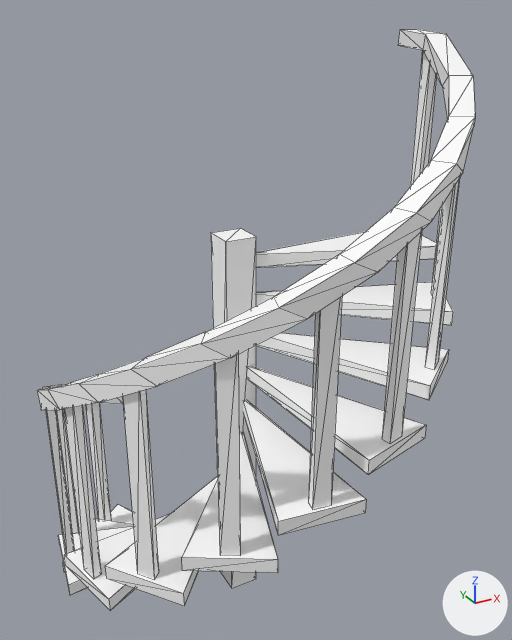
Before and after pictures for a commit that changed the glTF model assets/synty/simple_fantasy_interiors/models/SM_Env_Spiral_Stairs_01.glb.
The view is the same before and after, from a 50 mm lens placed at (-0.0099, -0.0697, 0.0736), pointed at (0.0279, -0.0008, 0.0391). Lighting does not change. The marker at lower right points along +X, +Y and +Z. Mesh edges are drawn as thin lines.

In view in the first picture: 'SM_Env_Spiral_Stairs_01'.
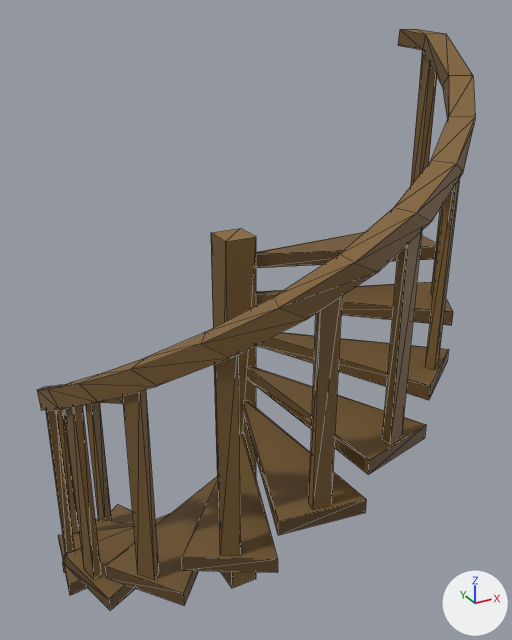
Boxes (x1, y1, x2, y2) around the edits, measured in the pictures (512 x 640 px):
'SM_Env_Spiral_Stairs_01', surface changed (white to brown)
    both: (37, 29, 475, 610)

Diff of the bpy script that builds the scene:
```diff
--- a/assets/synty/simple_fantasy_interiors/models/SM_Env_Spiral_Stairs_01.glb.py
+++ b/assets/synty/simple_fantasy_interiors/models/SM_Env_Spiral_Stairs_01.glb.py
@@ img_simplefantasyinteriorstexture @@
+img_simplefantasyinteriorstexture = load_image('SimpleFantasyInteriorsTexture', '_unpacked/SimpleFantasyInteriorsTexture', 1024, 1024, 'sRGB')
@@ mat_lambert1 @@
 mat_lambert1 = principled_material('lambert1')
-mat_lambert1.base_color = (1.0, 1.0, 1.0)  # white #ffffff
+mat_lambert1.texture = img_simplefantasyinteriorstexture
 mat_lambert1.roughness = 0.553
```
